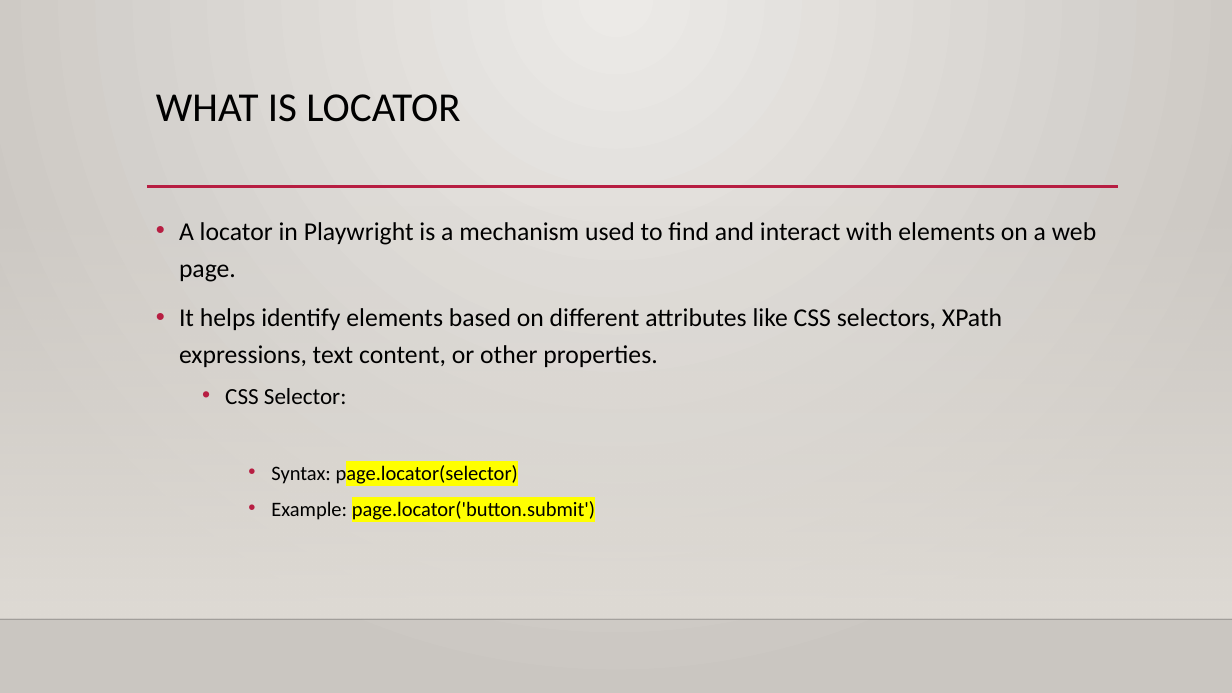
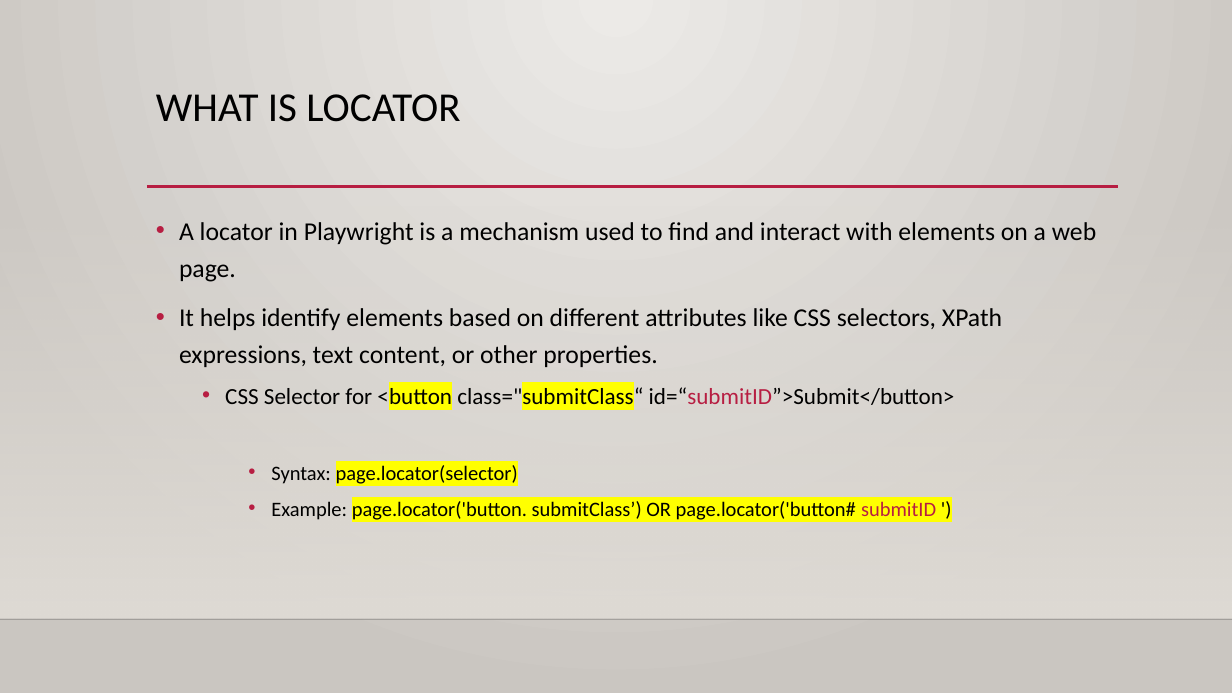
Before and after one commit to satmaramani/playwright, a slide deck: slide 25 of Playwright Automation training PPT.pptx (slide 10 before the commit). Drawn at 1232x693 pixels with LibreOffice and Linux fonts; fonts in the diff are those of the drawing; background and template pictures are left out. Boxes give left, top, right and bottom in pixels: in the first picture for what was removed or moved away, otherwise in the second. Text is boxed around its words. In the diff, an @@ line names an element or a change of style, - is before the commit and + after.

```diff
--- a/Playwright Automation training PPT.pptx
+++ b/Playwright Automation training PPT.pptx
@@ text at bbox=[225, 384, 955, 410]: text changed @@
-  • CSS Selector:
+  • CSS Selector for <button class="submitClass“ id=“submitID”>Submit</button>
@@ text at bbox=[271, 465, 518, 484]: highlight none to #FFFF00 in "page.locator(selector)" @@
@@ text at bbox=[271, 501, 936, 520]: text changed @@
-    • Example: page.locator('button.submit')
+    • Example: page.locator('button. submitClass’) OR page.locator('button# submitID ')
```
Also in this commit, not shown: 44 other slides changed, 19 slides added, 5 other files.
